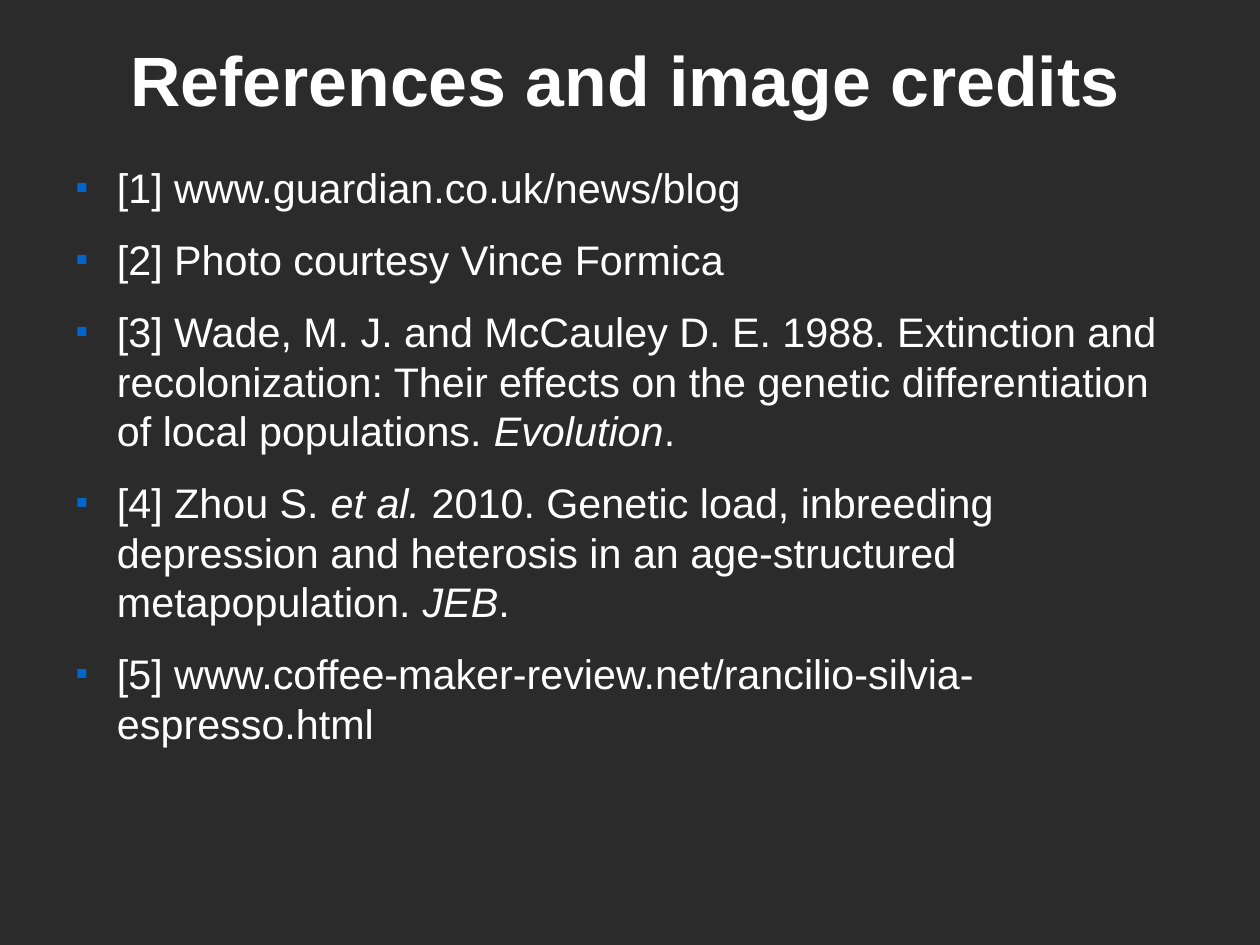
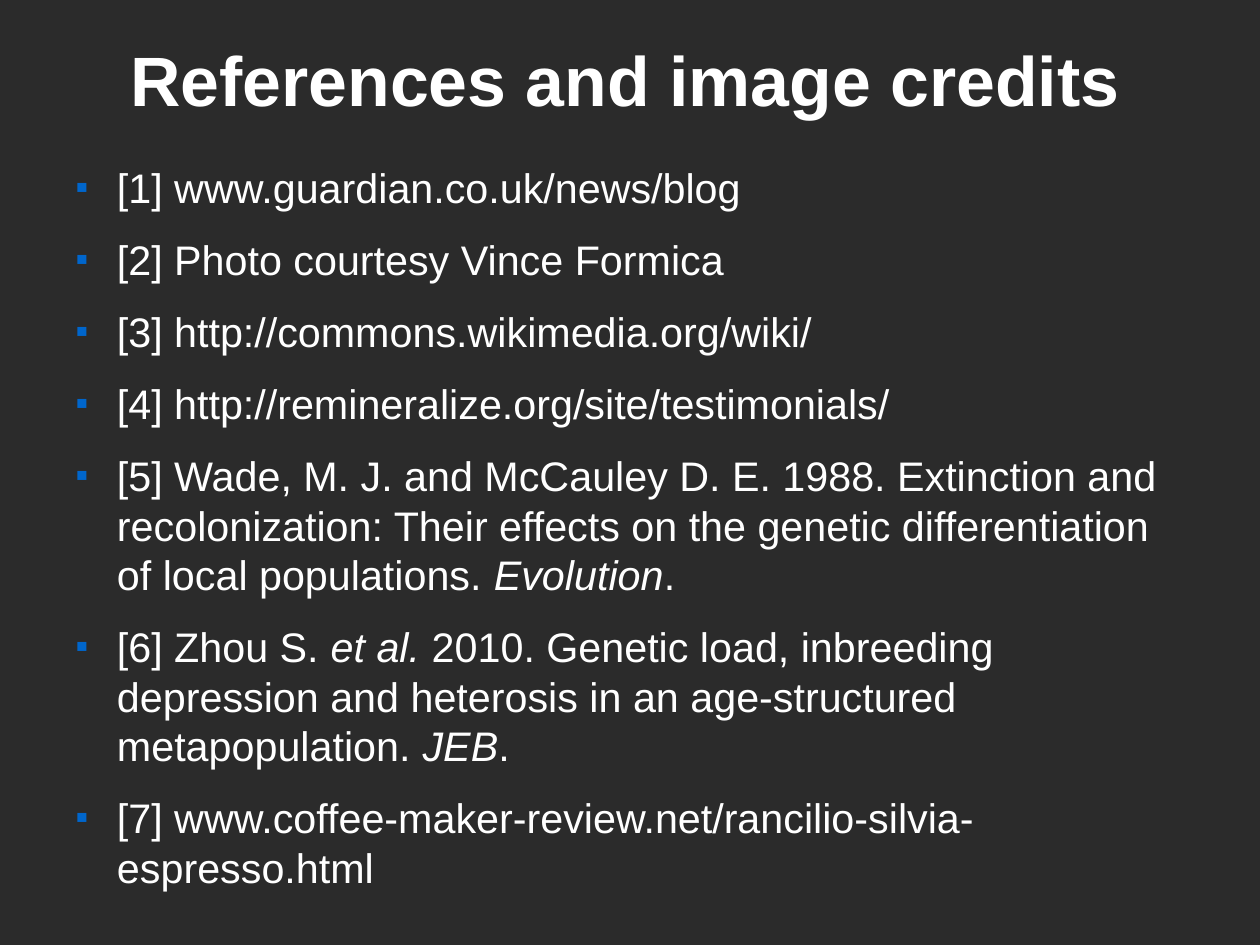
Before and after one commit to maugat1/quantiNEMO_Taylor2010, a slide deck: slide 23 of pres/pres2/pres2.odp (slide 15 before the commit). Drawn at 1260x945 pixels with LibreOffice and Linux fonts; fonts in the diff are those of the drawing; background and template pictures are left out; a plain dark background stands for a picture behind light text. Boxes give left, top, right and bottom in pixels: in the first picture for what was removed or moved away, otherwise in the second. Text is boxed around its words. In the diff, an @@ line names an element or a change of style, - is before the commit and + after.

```diff
--- a/pres/pres2/pres2.odp
+++ b/pres/pres2/pres2.odp
@@ text at [117,317,1156,842]: text changed @@
-■ [3] Wade, M. J. and McCauley D. E. 1988. Extinction and recolonization: Their effects on the genetic differentiation of local populations. Evolution.
-■ [4] Zhou S. et al. 2010. Genetic load, inbreeding depression and heterosis in an age-structured metapopulation. JEB.
-■ [5] www.coffee-maker-review.net/rancilio-silvia-espresso.html
+■ [3] http://commons.wikimedia.org/wiki/
+■ [4] http://remineralize.org/site/testimonials/
+■ [5] Wade, M. J. and McCauley D. E. 1988. Extinction and recolonization: Their effects on the genetic differentiation of local populations. Evolution.
+■ [6] Zhou S. et al. 2010. Genetic load, inbreeding depression and heterosis in an age-structured metapopulation. JEB.
+■ [7] www.coffee-maker-review.net/rancilio-silvia-espresso.html
```
Also in this commit, not shown: 9 other slides changed, 12 slides added, 3 slides removed, 6 other files.
